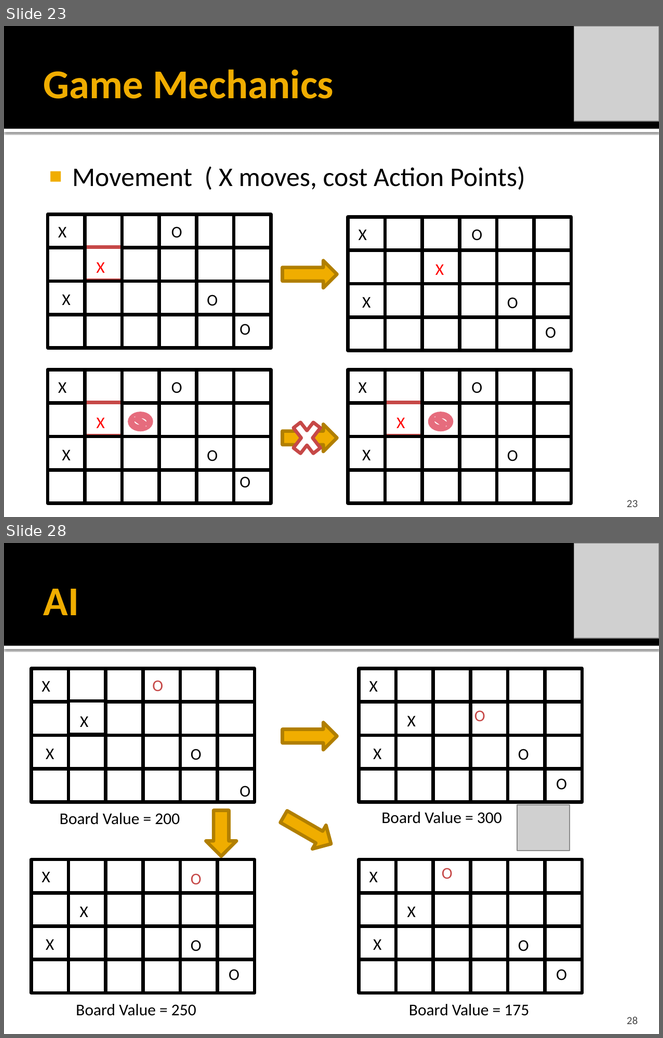
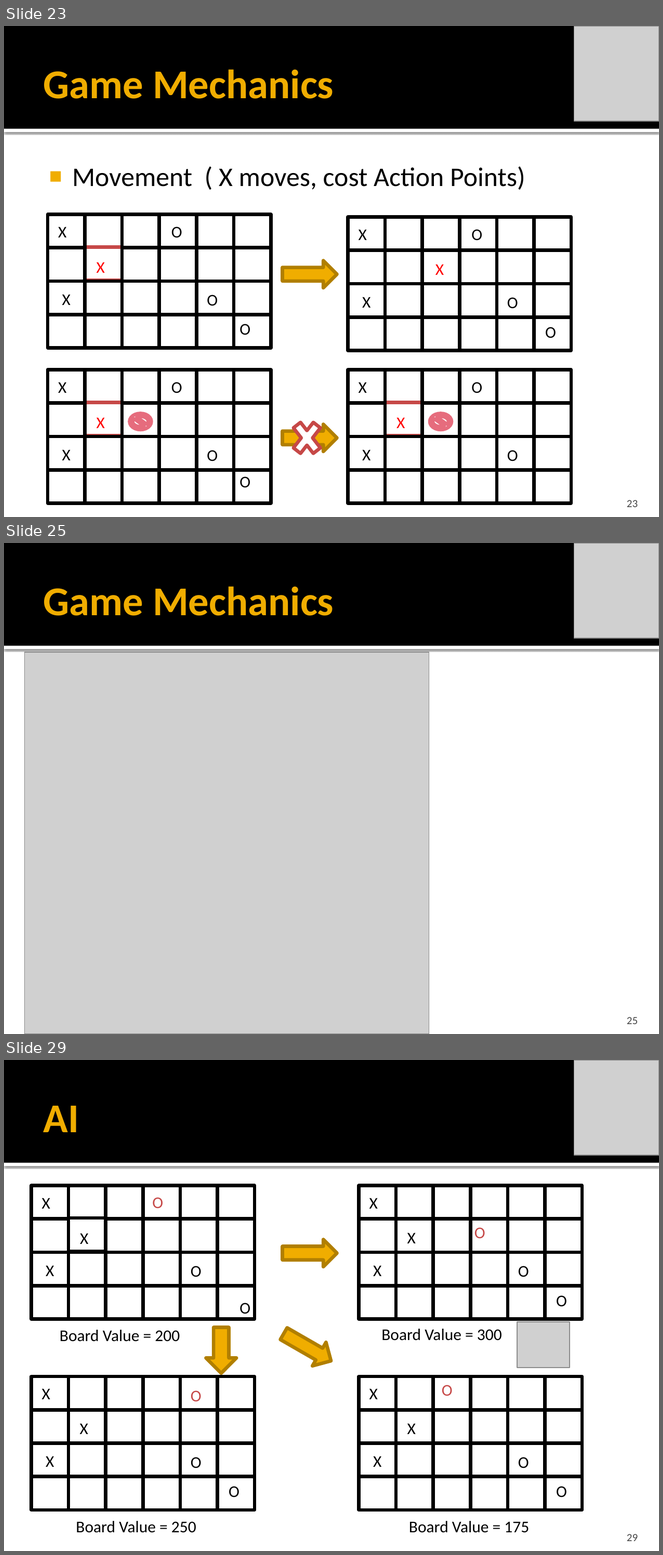
Before and after one commit to idxExtropy/duel-reality, a slide deck: Docs/DUEL REALITY .pptx. Shown one above the other, each under a label of ours: slides 23 and 28 before the commit, slides 23, 25 and 29 after it; the slides between them are not shown. The pictures are 663x1038 and 663x1555 pixels, drawn with LibreOffice and Linux fonts; fonts in the diff are those of the drawing; grey boxes stand for pictures. Boxes give left, top, right and bottom in pixels: in the first picture for what was removed or moved away, otherwise in the second. Text is boxed around its words. In the diff, an @@ line names an element or a change of style, - is before the commit and + after.

```diff
--- a/Docs/DUEL REALITY .pptx
+++ b/Docs/DUEL REALITY .pptx
@@ slide 25 added at [4,543,659,1034], background #FFFFFF; not listed: 2 template elements that a slide beside it also shows @@
@@ picture added at [574,543,659,638] @@
@@ title added at [44,586,334,616], 45 pt, text #F0AD00, bold @@
+Game Mechanics
@@ picture added at [24,652,428,1034] @@
@@ page number added at [627,1017,638,1025], 12 pt, text #454545 @@
+25
@@ what was slide 28 is now slide 29 @@
@@ page number at [627,1534,638,1542]: text changed @@
-28
+29
```
Also in this commit, not shown: 7 slides changed.
